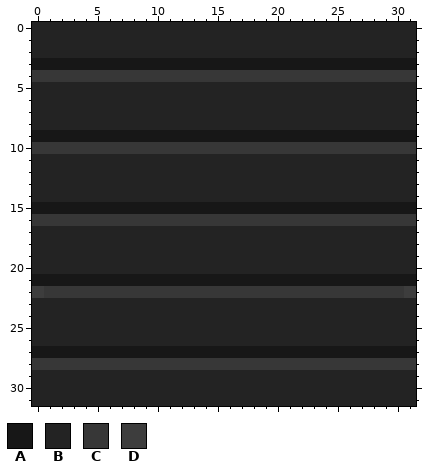
A pixel-art file gets an edit: SpritesCambiar/Piso2.ase. This is how it looked before the edit.
32x32 pixels, 1 frame.
Visible layers, top first: "Layer 1 #2", "Layer 1".
Palette (. is transparent): A #171717  B #232323  C #373737  D #3d3d3d
Pixels before, first column x 0:
 0 BBBBBBBBBBBBBBBBBBBBBBBBBBBBBBBB
 1 BBBBBBBBBBBBBBBBBBBBBBBBBBBBBBBB
 2 BBBBBBBBBBBBBBBBBBBBBBBBBBBBBBBB
 3 AAAAAAAAAAAAAAAAAAAAAAAAAAAAAAAA
 4 CCCCCCCCCCCCCCCCCCCCCCCCCCCCCCCC
 5 BBBBBBBBBBBBBBBBBBBBBBBBBBBBBBBB
 6 BBBBBBBBBBBBBBBBBBBBBBBBBBBBBBBB
 7 BBBBBBBBBBBBBBBBBBBBBBBBBBBBBBBB
 8 BBBBBBBBBBBBBBBBBBBBBBBBBBBBBBBB
 9 AAAAAAAAAAAAAAAAAAAAAAAAAAAAAAAA
10 CCCCCCCCCCCCCCCCCCCCCCCCCCCCCCCC
11 BBBBBBBBBBBBBBBBBBBBBBBBBBBBBBBB
12 BBBBBBBBBBBBBBBBBBBBBBBBBBBBBBBB
13 BBBBBBBBBBBBBBBBBBBBBBBBBBBBBBBB
14 BBBBBBBBBBBBBBBBBBBBBBBBBBBBBBBB
15 AAAAAAAAAAAAAAAAAAAAAAAAAAAAAAAA
16 CCCCCCCCCCCCCCCCCCCCCCCCCCCCCCCC
17 BBBBBBBBBBBBBBBBBBBBBBBBBBBBBBBB
18 BBBBBBBBBBBBBBBBBBBBBBBBBBBBBBBB
19 BBBBBBBBBBBBBBBBBBBBBBBBBBBBBBBB
20 BBBBBBBBBBBBBBBBBBBBBBBBBBBBBBBB
21 AAAAAAAAAAAAAAAAAAAAAAAAAAAAAAAA
22 DCCCCCCCCCCCCCCCCCCCCCCCCCCCCCCD
23 BBBBBBBBBBBBBBBBBBBBBBBBBBBBBBBB
24 BBBBBBBBBBBBBBBBBBBBBBBBBBBBBBBB
25 BBBBBBBBBBBBBBBBBBBBBBBBBBBBBBBB
26 BBBBBBBBBBBBBBBBBBBBBBBBBBBBBBBB
27 AAAAAAAAAAAAAAAAAAAAAAAAAAAAAAAA
28 CCCCCCCCCCCCCCCCCCCCCCCCCCCCCCCC
29 BBBBBBBBBBBBBBBBBBBBBBBBBBBBBBBB
30 BBBBBBBBBBBBBBBBBBBBBBBBBBBBBBBB
31 BBBBBBBBBBBBBBBBBBBBBBBBBBBBBBBB
The result:
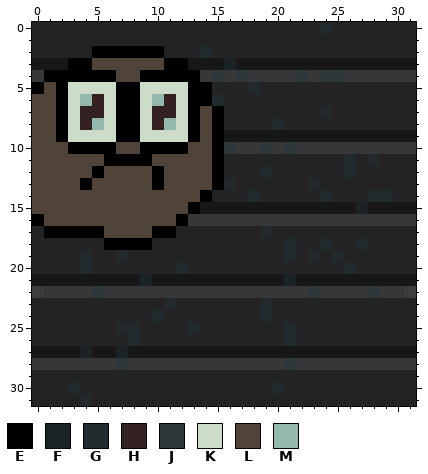
Colours new in this view: E #000000  F #1b2327  G #222a2e  H #342121  J #2e363a  K #ccdcc9  L #504338  M #93baad
Changes in this commit:
{"change": "layer \"Layer 1\" now hidden"}
{"change": "layer \"Layer 3\" now shown"}
{"change": "layer \"Pou Aplastado\" now shown"}
{"where": "layers \"Pou Aplastado\", \"Layer 3\""}
{"y":0,"x":24,"old":"B","new":"G"}
{"y":2,"x":5,"old":"BBBBBB","new":"EEEEEE"}
{"y":2,"x":14,"old":"B","new":"G"}
{"y":3,"x":3,"old":"AAAAAAAAAA","new":"EELLLLLLEE"}
{"y":3,"x":16,"old":"A","new":"F"}
{"y":4,"x":1,"old":"CCCCCCCCCCCCC","new":"EEEEEELLEEEEE"}
{"y":4,"x":15,"old":"C","new":"J"}
{"y":4,"x":17,"old":"C","new":"J"}
{"y":4,"x":22,"old":"C","new":"J"}
{"y":4,"x":24,"old":"CC","new":"JJ"}
{"y":5,"x":0,"old":"BBBBBBBBBBBBBBB","new":"ELEKKKKEEKKKKEE"}
{"y":5,"x":18,"old":"B","new":"G"}
{"y":6,"x":0,"old":"BBBBBBBBBBBBBBBB","new":"LLEKMHKEEKMHKEEG"}
{"y":7,"x":0,"old":"BBBBBBBBBBBBBBBB","new":"LLEKHHKEEKHHKELE"}
{"y":7,"x":24,"old":"B","new":"G"}
{"y":8,"x":0,"old":"BBBBBBBBBBBBBBBB","new":"LLEKHMKEEKHMKELE"}
{"y":8,"x":20,"old":"B","new":"G"}
{"y":9,"x":0,"old":"AAAAAAAAAAAAAAAA","new":"LLEKKKKEEKKKKELE"}
{"y":10,"x":0,"old":"CCCCCCCCCCCCCCCCC","new":"LLLEEEELLEEEELLEJ"}
{"y":10,"x":19,"old":"C","new":"J"}
{"y":10,"x":21,"old":"C","new":"J"}
{"y":11,"x":0,"old":"BBBBBBBBBBBBBBBB","new":"LLLLLLEEEELLLLLE"}
{"y":11,"x":26,"old":"B","new":"G"}
{"y":11,"x":28,"old":"B","new":"G"}
{"y":12,"x":0,"old":"BBBBBBBBBBBBBBBB","new":"LLLLLELLLLELLLLE"}
{"y":12,"x":19,"old":"B","new":"G"}
{"y":12,"x":26,"old":"B","new":"G"}
{"y":13,"x":0,"old":"BBBBBBBBBBBBBBBBB","new":"LLLLELLLLLELLLLEG"}
{"y":13,"x":23,"old":"B","new":"G"}
{"y":14,"x":0,"old":"BBBBBBBBBBBBBBB","new":"LLLLLLLLLLLLLLE"}
{"y":14,"x":18,"old":"B","new":"G"}
{"y":14,"x":24,"old":"B","new":"G"}
{"y":14,"x":28,"old":"BB","new":"GG"}
{"y":15,"x":0,"old":"AAAAAAAAAAAAAA","new":"LLLLLLLLLLLLLE"}
{"y":15,"x":27,"old":"A","new":"F"}
{"y":16,"x":0,"old":"CCCCCCCCCCCCC","new":"ELLLLLLLLLLLE"}
{"y":17,"x":1,"old":"BBBBBBBBBBB","new":"EEEEELLLLEE"}
{"y":17,"x":19,"old":"B","new":"G"}
{"y":18,"x":6,"old":"BBBB","new":"EEEE"}
{"y":18,"x":21,"old":"B","new":"G"}
{"y":18,"x":24,"old":"B","new":"G"}
{"y":18,"x":27,"old":"B","new":"G"}
{"y":19,"x":4,"old":"B","new":"G"}
{"y":19,"x":7,"old":"B","new":"G"}
{"y":19,"x":21,"old":"B","new":"G"}
{"y":19,"x":23,"old":"B","new":"G"}
{"y":19,"x":25,"old":"B","new":"G"}
{"y":20,"x":4,"old":"B","new":"G"}
{"y":20,"x":12,"old":"B","new":"G"}
{"y":20,"x":26,"old":"B","new":"G"}
{"y":21,"x":9,"old":"A","new":"F"}
{"y":21,"x":21,"old":"A","new":"F"}
{"y":22,"x":5,"old":"C","new":"J"}
{"y":22,"x":23,"old":"C","new":"J"}
{"y":22,"x":28,"old":"C","new":"J"}
{"y":23,"x":11,"old":"B","new":"G"}
{"y":23,"x":19,"old":"B","new":"G"}
{"y":24,"x":10,"old":"B","new":"G"}
{"y":24,"x":19,"old":"B","new":"G"}
{"y":25,"x":7,"old":"BB","new":"GG"}
{"y":25,"x":13,"old":"B","new":"G"}
{"y":25,"x":21,"old":"B","new":"G"}
{"y":26,"x":8,"old":"B","new":"G"}
{"y":26,"x":21,"old":"B","new":"G"}
{"y":27,"x":4,"old":"A","new":"F"}
{"y":27,"x":7,"old":"A","new":"F"}
{"y":28,"x":7,"old":"C","new":"J"}
{"y":28,"x":21,"old":"C","new":"J"}
{"y":30,"x":3,"old":"B","new":"G"}
{"y":30,"x":20,"old":"B","new":"G"}
{"y":31,"x":4,"old":"B","new":"G"}
{"label":"changed","picture_box":[32,22,392,406]}
